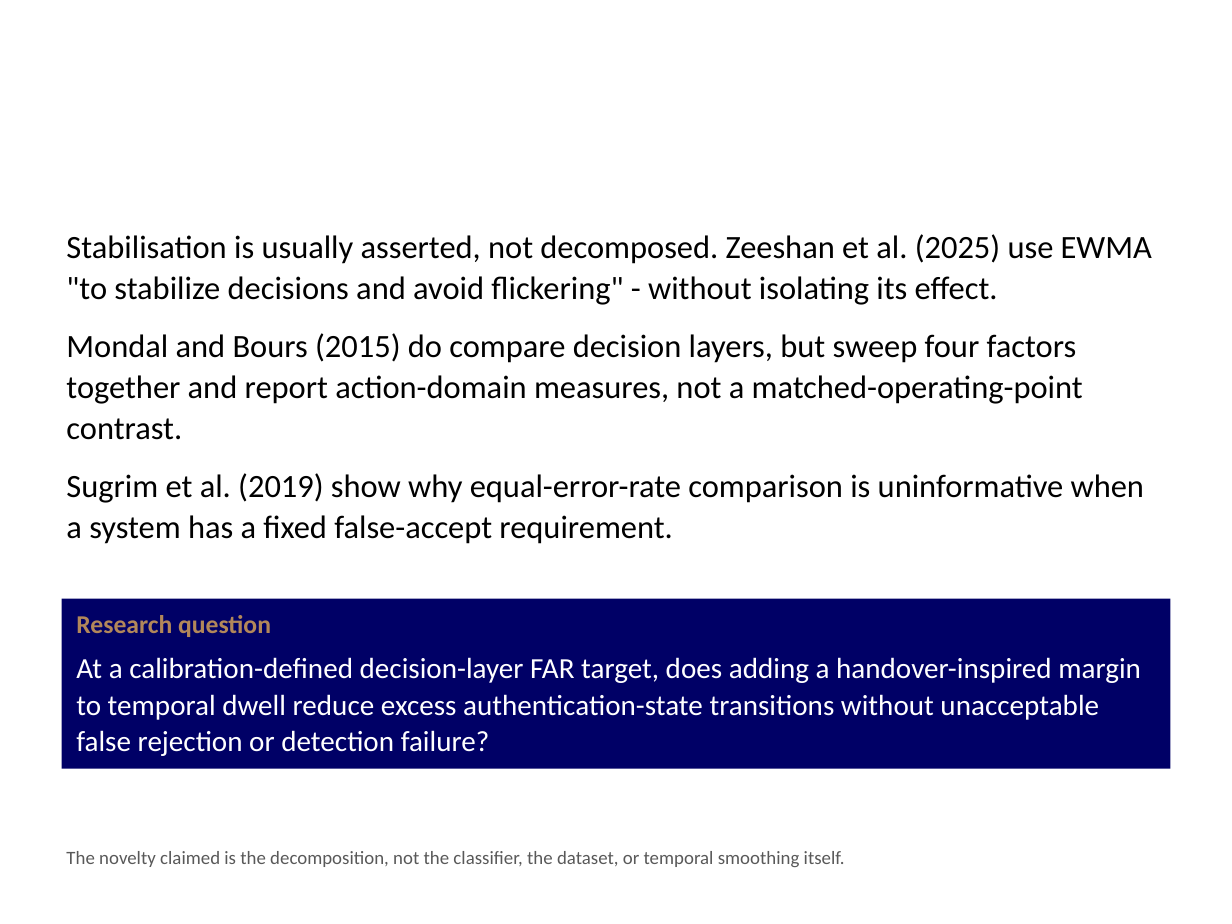
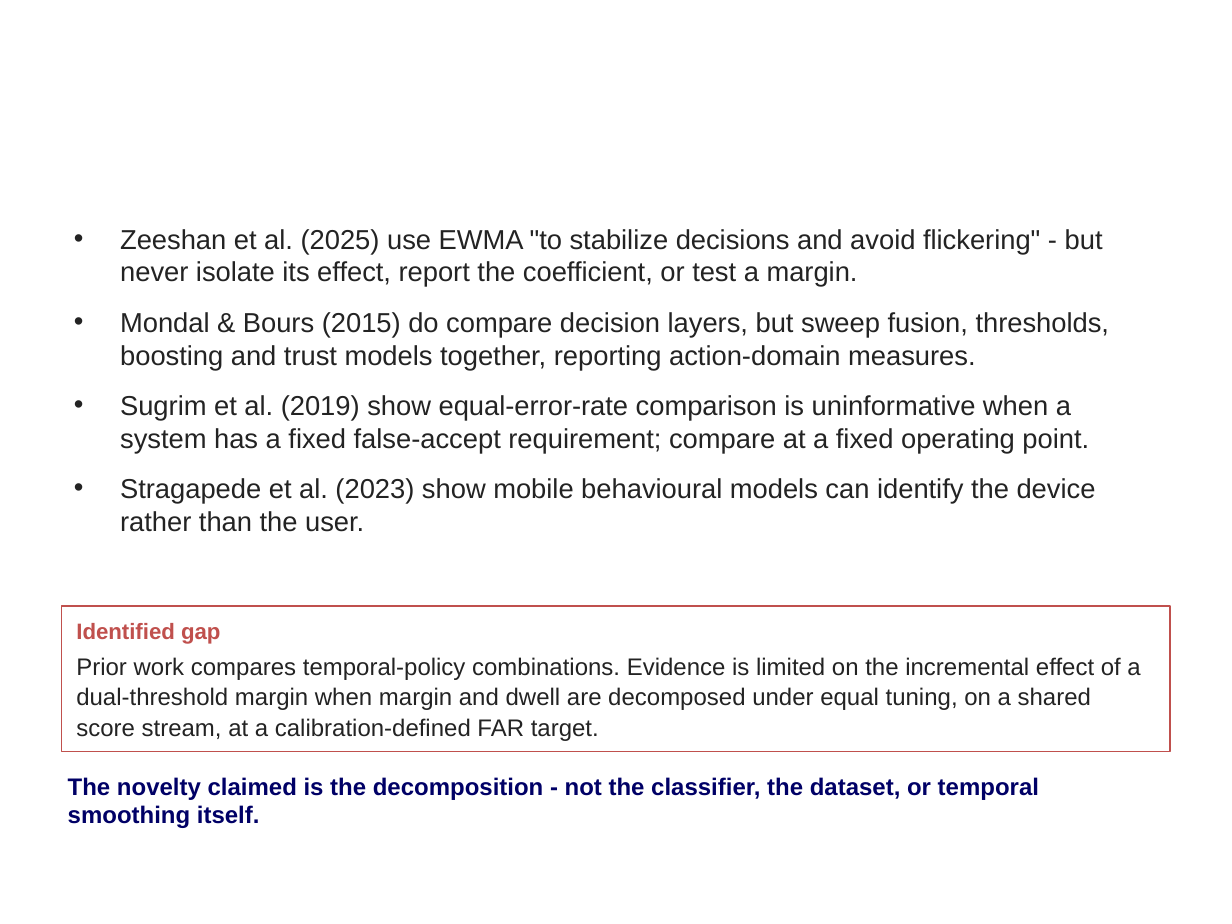
Before and after one commit to TerryBinful/contectAware, a slide deck: slide 5 of docs/Stage2/presentation/CSCD601_Viva_Presentation.pptx (slide 3 before the commit). Drawn at 1232x924 pixels with LibreOffice and Linux fonts; fonts in the diff are those of the drawing; background and template pictures are left out. Boxes give left, top, right and bottom in pixels: in the first picture for what was removed or moved away, otherwise in the second. Text is boxed around its words. In the diff, an @@ line names an element or a change of style, - is before the commit and + after.

```diff
--- a/docs/Stage2/presentation/CSCD601_Viva_Presentation.pptx
+++ b/docs/Stage2/presentation/CSCD601_Viva_Presentation.pptx
@@ text at <box>120,229,1109,532</box>: text changed; size 19 to 16 pt; font Calibri to Arial; text colour #000000 to #232323 @@
-Stabilisation is usually asserted, not decomposed. Zeeshan et al. (2025) use EWMA "to stabilize decisions and avoid flickering" - without isolating its effect.
-Mondal and Bours (2015) do compare decision layers, but sweep four factors together and report action-domain measures, not a matched-operating-point contrast.
-Sugrim et al. (2019) show why equal-error-rate comparison is uninformative when a system has a fixed false-accept requirement.
+• Zeeshan et al. (2025) use EWMA "to stabilize decisions and avoid flickering" - but never isolate its effect, report the coefficient, or test a margin.
+• Mondal & Bours (2015) do compare decision layers, but sweep fusion, thresholds, boosting and trust models together, reporting action-domain measures.
+• Sugrim et al. (2019) show equal-error-rate comparison is uninformative when a system has a fixed false-accept requirement; compare at a fixed operating point.
+• Stragapede et al. (2023) show mobile behavioural models can identify the device rather than the user.
@@ rectangle removed at <box>62,599,1170,769</box> @@
-Research question
-At a calibration-defined decision-layer FAR target, does adding a handover-inspired margin to temporal dwell reduce excess authentication-state transitions without unacceptable false rejection or detection failure?
@@ rectangle added at <box>62,606,1170,752</box>, outline #C0504D 1 pt, 14 pt, text #232323 @@
+Identified gap
+Prior work compares temporal-policy combinations. Evidence is limited on the incremental effect of a dual-threshold margin when margin and dwell are decomposed under equal tuning, on a shared score stream, at a calibration-defined FAR target.
@@ text at <box>68,777,1039,828</box>: text changed; size 11 to 14 pt; font Calibri to Arial; text colour #595959 to #000066; bold on @@
-The novelty claimed is the decomposition, not the classifier, the dataset, or temporal smoothing itself.
+The novelty claimed is the decomposition - not the classifier, the dataset, or temporal smoothing itself.
```
Also in this commit, not shown: 4 other slides changed, 7 slides added, 6 slides removed, 7 other files.
